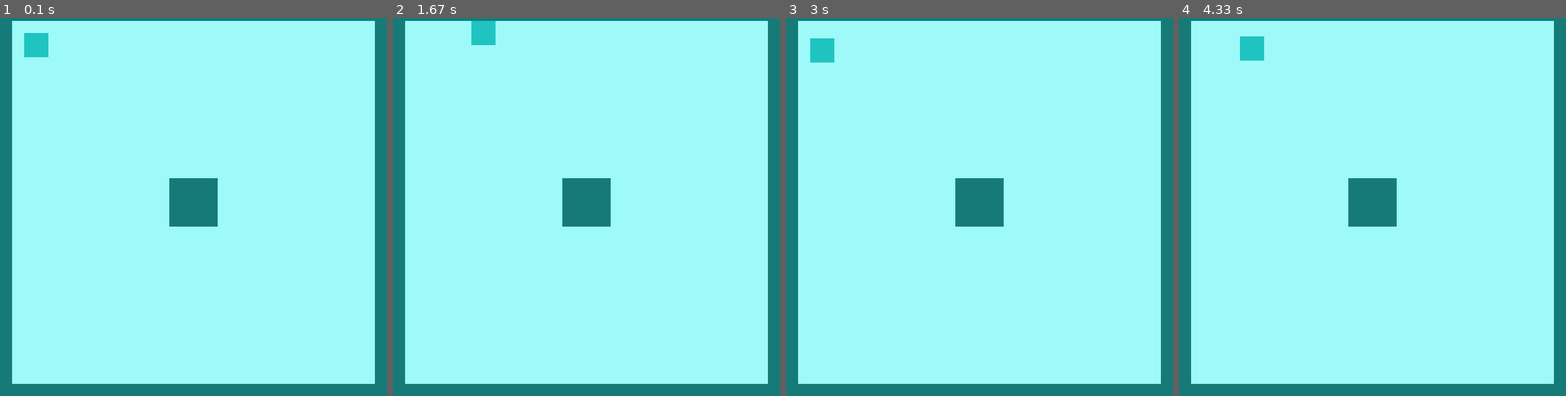
Above: before the commit, frames 1-4 (left to right).
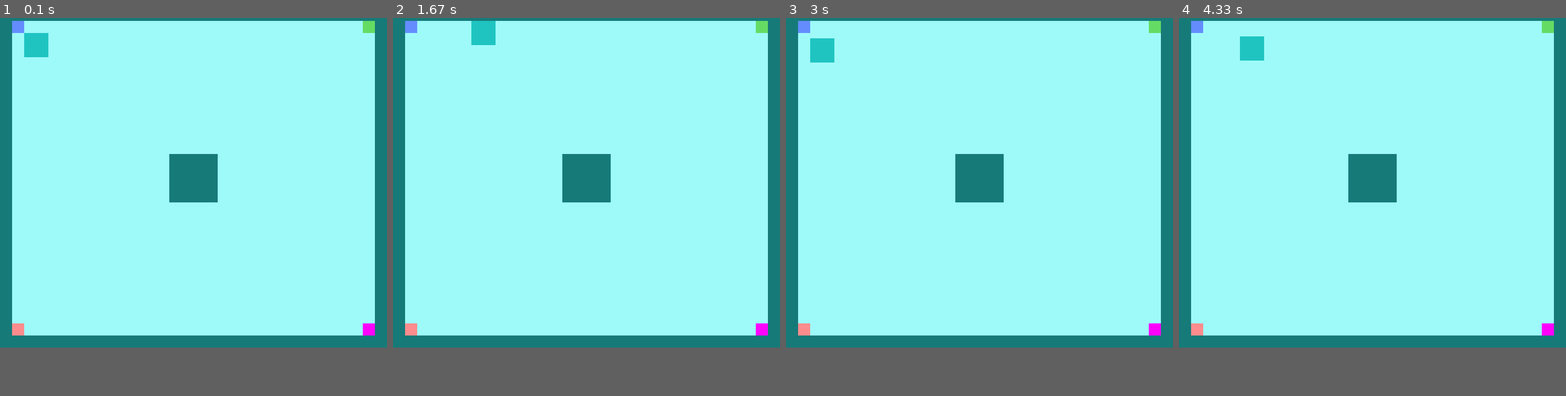
Above: after the commit, the same moments.

Repository: Gan356RSM/PyGame
Game: pygame game, started from PYGAME/TurtleGame.py
Two runs of this game, one before a commit and one after it. Both use one fixed random seed, a clock stepped at 60 frames per second and the inputs below.
Inputs:
- Up to frame 1 (0.1 s): no input
- Up to frame 2 (1.67 s): hold D 0.33-0.8 s; hold W 0.83-1.13 s; hold D 1.17-1.63 s
- Up to frame 3 (3 s): hold A 1.67-2.2 s; hold S 2.23-2.53 s; hold A 2.57-2.97 s
- Up to frame 4 (4.33 s): hold W 3-3.37 s; hold D 3.4-4.03 s; hold S from 4.07 s (still down)
In our replay, the window is 800x800 before the commit and 800x700 after it. These sizes can differ from the game's own. Grey fills any space a smaller window leaves; there, only what the larger window draws over its background counts as a difference.

The runs differ from the first frame. In frame 1, 8.8% of the frame differs, in the area x 0-100%, y 0-100%; in frame 2, 8.8%; in frame 3, 8.8%; in frame 4, 8.8%.

Commit message:
Update and rename PyGame_Stupidity.py to TurtleGame.py

Diff:
--- a/PYGAME/PyGame_Stupidity.py
+++ b/PYGAME/TurtleGame.py
@@ -2,20 +2,32 @@
 
 pygame.init()
 
-win = pygame.display.set_mode((800, 800))
+win = pygame.display.set_mode((800, 700))
 clock = pygame.time.Clock()
 
 player = pygame.Rect(50, 50, 50, 50)
 wall1 = pygame.Rect(0, 0, 2000, 25)
-wall2 = pygame.Rect(0, 775, 2000, 25)
+wall2 = pygame.Rect(0, 675, 2000, 25)
 wall3 = pygame.Rect(775, 0, 25, 2000)
 wall4 = pygame.Rect(0, 0, 25, 2000)
-wall5 = pygame.Rect(350, 350, 100, 100)
-wall6 = pygame.Rect(200, 200, 0, 100)
-wall7 = pygame.Rect(100, 100, 100, 0)
-wall8 = pygame.Rect(100, 100, 100, 0)
-wall9 = pygame.Rect(100, 100, 100, 0)
-walls = [wall1, wall2, wall3, wall4, wall5, wall6, wall7, wall8, wall9]
+wall5 = pygame.Rect(350, 300, 100, 100)
+walls = [wall1, wall2, wall3, wall4, wall5]
+
+class Fruit():
+    def __init__(self, x, y, w, h, color):
+        self.rect = pygame.Rect(x, y, w, h)
+        self.color = color
+
+    def draw(self, surface):
+        pygame.draw.rect(surface, self.color, self.rect)
+
+
+blueberry = Fruit(25, 25, 25, 25, (100, 140, 255))
+strawberry = Fruit(25, 650, 25, 25, (255, 140, 140))
+melon = Fruit(750, 25, 25, 25, (100, 220, 100))
+grapes = Fruit(750, 650, 25, 25, (255, 0, 255))
+
+fruits = [blueberry, strawberry, melon, grapes]
 
 run = True
 while run:
@@ -45,19 +57,17 @@
             while w.colliderect(player):
                 player.y -= 1
 
+    for berries in fruits:
+        if berries.rect.colliderect(player):
+            fruits.remove(berries)
 
     win.fill((157, 250, 249))
     pygame.draw.rect(win, (31, 196, 193), player)
     for w in walls:
-        pygame.draw.rect(win, (22, 122, 121), wall1)
-        pygame.draw.rect(win, (22, 122, 121), wall2)
-        pygame.draw.rect(win, (22, 122, 121), wall3)
-        pygame.draw.rect(win, (22, 122, 121), wall4)
-        pygame.draw.rect(win, (22, 122, 121), wall5)
-        pygame.draw.rect(win, (22, 122, 121), wall6)
-        pygame.draw.rect(win, (22, 122, 121), wall7)
-        pygame.draw.rect(win, (22, 122, 121), wall8)
-        pygame.draw.rect(win, (22, 122, 121), wall9)
+        pygame.draw.rect(win, (22, 122, 121), w)
+
+    for berries in fruits:
+        berries.draw(win)
 
     pygame.display.update()
     clock.tick(60)
